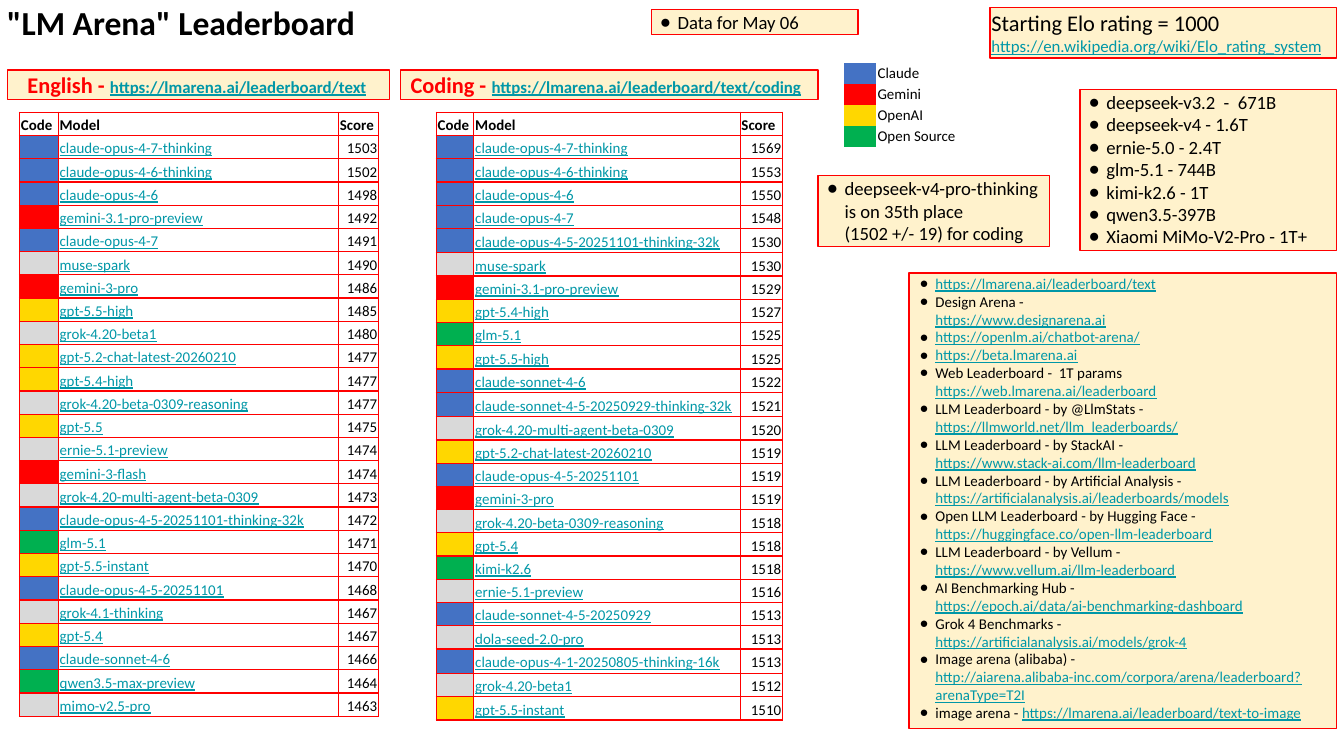
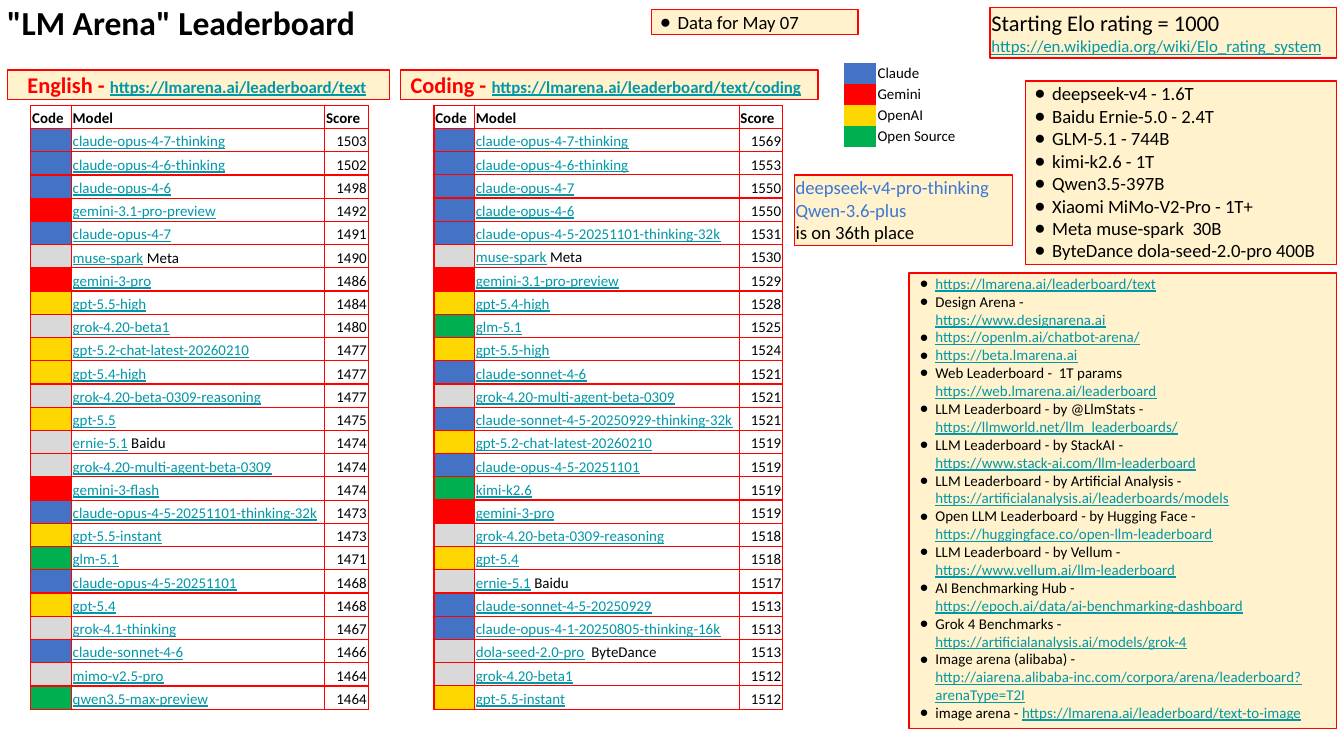
Before and after one commit to lselector/seminar, a slide deck: slide 2 of 2026/2026-05-08-AI-Updates.pptx. Drawn at 1344x756 pixels with LibreOffice and Linux fonts; fonts in the diff are those of the drawing. Boxes give left, top, right and bottom in pixels: in the first picture for what was removed or moved away, otherwise in the second. Text is boxed around its words. In the diff, an @@ line names an element or a change of style, - is before the commit and + after.

Commit message:
update

```diff
--- a/2026/2026-05-08-AI-Updates.pptx
+++ b/2026/2026-05-08-AI-Updates.pptx
@@ text in rectangle at [678, 16, 799, 35]: text changed @@
-● Data for May 06
+● Data for May 07
@@ rectangle "deepseek-v4 - 1.6T": place and size @@
-rectangle "deepseek-v4 - 1.6T" at [1079, 90, 1336, 251]
+rectangle "deepseek-v4 - 1.6T" at [1025, 81, 1336, 265]
@@ table at [31, 105, 368, 711] @@
-row 7, column 2: muse-spark
+row 7, column 2: muse-spark Meta
-row 9, column 3: 1485
+row 9, column 3: 1484
-row 15: ■ | ernie-5.1-preview | 1474
+row 15: ■ | ernie-5.1 Baidu | 1474
+row 16: ■ | grok-4.20-multi-agent-beta-0309 | 1474
-row 18, column 2: grok-4.20-multi-agent-beta-0309
+row 18, column 2: claude-opus-4-5-20251101-thinking-32k
-row 19, column 2: claude-opus-4-5-20251101-thinking-32k
+row 19, column 2: gpt-5.5-instant
-row 19, column 3: 1472
+row 19, column 3: 1473
-row 20: ■ | gpt-5.5-instant | 1470
+row 22: ■ | gpt-5.4 | 1468
-row 23: ■ | gpt-5.4 | 1467
+row 25: ■ | mimo-v2.5-pro | 1464
-row 26: ■ | mimo-v2.5-pro | 1463
@@ fill #FF0000 to #D9D9D9 in row 16, column 1 @@
@@ fill #D9D9D9 to #FF0000 in row 17, column 1 @@
@@ fill #00B050 to #FFD700 in row 19, column 1 @@
@@ fill #FFD700 to #00B050 in row 20, column 1 @@
@@ fill #D9D9D9 to #FFD700 in row 22, column 1 @@
@@ fill #FFD700 to #D9D9D9 in row 23, column 1 @@
@@ fill #00B050 to #D9D9D9 in row 25, column 1 @@
@@ fill #D9D9D9 to #00B050 in row 26, column 1 @@
@@ text colour #FF0000 to #D9D9D9, text colour #D9D9D9 to #FF0000, text colour #00B050 to #FFD700, text colour #FFD700 to #00B050, text colour #D9D9D9 to #FFD700, text colour #FFD700 to #D9D9D9, text colour #00B050 to #D9D9D9, text colour #D9D9D9 to #00B050 in "■" @@
@@ table: place and size @@
-table at [20, 112, 379, 718]
+table at [31, 105, 368, 711]
@@ table at [434, 105, 782, 711] @@
+row 4: ■ | claude-opus-4-7 | 1550
-row 5: ■ | claude-opus-4-7 | 1548
-row 6: ■ | claude-opus-4-5-20251101-thinking-32k | 1530
-row 7: ■ | muse-spark | 1530
+row 6: ■ | claude-opus-4-5-20251101-thinking-32k | 1531
+row 7: ■ | muse-spark Meta | 1530
-row 9, column 3: 1527
+row 9, column 3: 1528
-row 11: ■ | gpt-5.5-high | 1525
-row 12: ■ | claude-sonnet-4-6 | 1522
+row 11: ■ | gpt-5.5-high | 1524
+row 12: ■ | claude-sonnet-4-6 | 1521
+row 13: ■ | grok-4.20-multi-agent-beta-0309 | 1521
-row 14: ■ | grok-4.20-multi-agent-beta-0309 | 1520
+row 17: ■ | kimi-k2.6 | 1519
-row 20: ■ | kimi-k2.6 | 1518
-row 21: ■ | ernie-5.1-preview | 1516
+row 21: ■ | ernie-5.1 Baidu | 1517
-row 23: ■ | dola-seed-2.0-pro | 1513
+row 24: ■ | dola-seed-2.0-pro ByteDance | 1513
-row 26, column 3: 1510
+row 26, column 3: 1512
@@ fill #4472C4 to #D9D9D9 in 2 cells @@
@@ fill #D9D9D9 to #4472C4 in 2 cells @@
@@ fill #FF0000 to #00B050 in row 17, column 1 @@
@@ fill #D9D9D9 to #FF0000 in row 18, column 1 @@
@@ fill #FFD700 to #D9D9D9 in row 19, column 1 @@
@@ fill #00B050 to #FFD700 in row 20, column 1 @@
@@ text colour #4472C4 to #D9D9D9, text colour #D9D9D9 to #4472C4 in "■", "■" @@
@@ text colour #FF0000 to #00B050, text colour #D9D9D9 to #FF0000, text colour #FFD700 to #D9D9D9, text colour #00B050 to #FFD700 in "■" @@
@@ table: place and size @@
-table at [437, 112, 784, 722]
+table at [434, 105, 782, 711]
@@ text in rectangle at [1052, 110, 1214, 145]: text changed @@
-● ernie-5.0 - 2.4T
-● glm-5.1 - 744B
+● Baidu Ernie-5.0 - 2.4T
+● GLM-5.1 - 744B
@@ text in rectangle at [1106, 96, 1276, 112]: paragraph removed @@
-● deepseek-v3.2 - 671B
@@ rectangle "deepseek-v4-pro-thinking": place and size @@
-rectangle "deepseek-v4-pro-thinking" at [818, 176, 1050, 247]
+rectangle "deepseek-v4-pro-thinking" at [794, 175, 1012, 246]
@@ text in rectangle at [1052, 178, 1164, 193]: text changed @@
-● qwen3.5-397B
+● Qwen3.5-397B
@@ text in rectangle at [796, 181, 989, 242]: text changed; text colour #000000 to #3C78D8 @@
-● deepseek-v4-pro-thinking
-  is on 35th place
-  (1502 +/- 19) for coding
+deepseek-v4-pro-thinking
+Qwen-3.6-plus
+is on 36th place
@@ text in rectangle at [1052, 222, 1314, 260]: paragraphs added @@
+● Meta muse-spark 30B
+● ByteDance dola-seed-2.0-pro 400B
```
Also in this commit, not shown: 11 other slides changed, 3 slides added.
